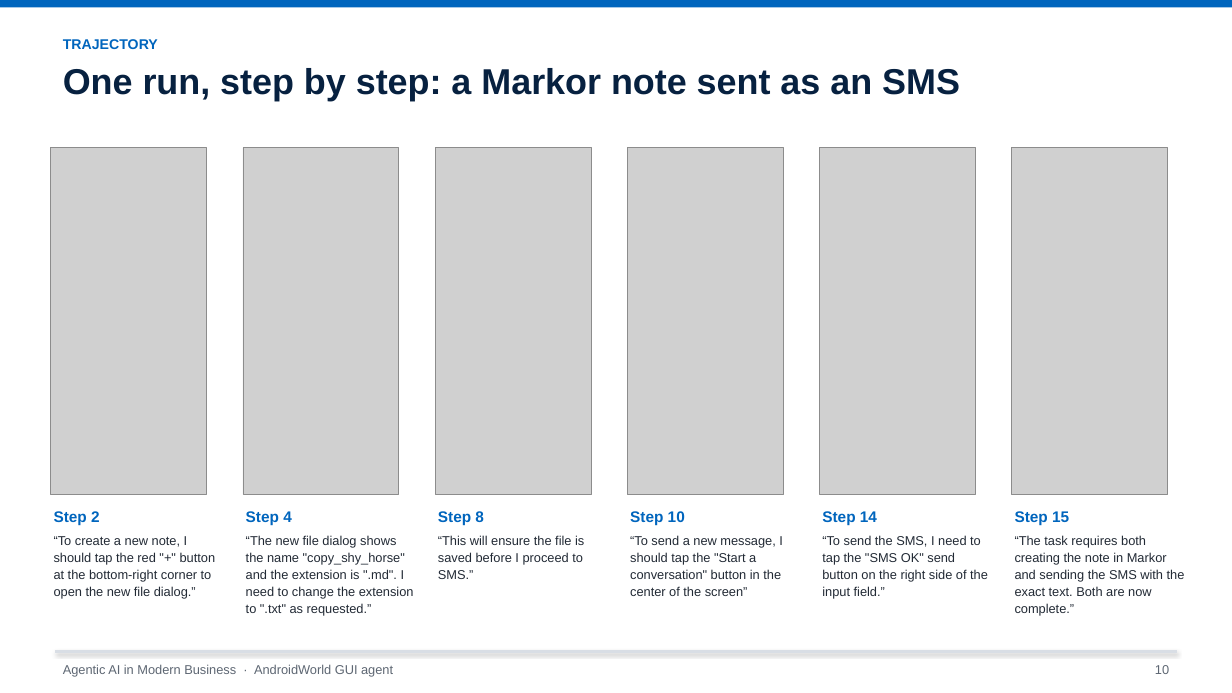
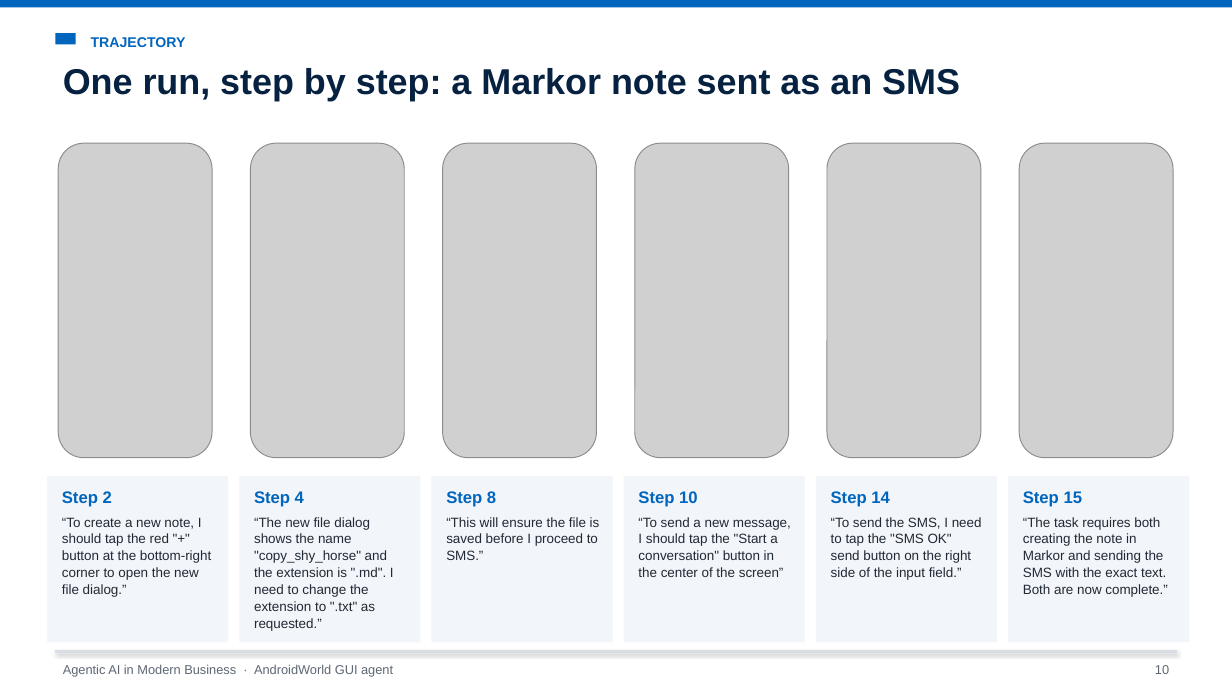
Before and after one commit to Chenschenschen/androidworld-gui-agent, a slide deck: slide 10 of presentation/AndroidWorld_GUI_Agent_Presentation.pptx. Drawn at 1232x693 pixels with LibreOffice and Linux fonts; fonts in the diff are those of the drawing; grey boxes stand for pictures. Boxes give left, top, right and bottom in pixels: in the first picture for what was removed or moved away, otherwise in the second. Text is boxed around its words. In the diff, an @@ line names an element or a change of style, - is before the commit and + after.

```diff
--- a/presentation/AndroidWorld_GUI_Agent_Presentation.pptx
+++ b/presentation/AndroidWorld_GUI_Agent_Presentation.pptx
@@ text "TRAJECTORY": place and size @@
-text "TRAJECTORY" at (63,39,158,49)
+text "TRAJECTORY" at (91,37,186,47)
@@ rectangle added at (55,33,76,44), fill #0065BD @@
@@ picture: place and size @@
-picture at (51,148,207,494)
+picture at (58,143,213,457)
@@ picture: place and size @@
-picture at (243,148,399,494)
+picture at (250,143,405,457)
@@ picture: place and size @@
-picture at (435,148,592,494)
+picture at (443,143,597,457)
@@ picture: place and size @@
-picture at (628,148,784,494)
+picture at (635,143,789,457)
@@ picture: place and size @@
-picture at (820,148,976,494)
+picture at (827,143,982,457)
@@ picture: place and size @@
-picture at (1012,148,1168,494)
+picture at (1019,143,1174,457)
@@ rectangle added at (47,476,228,642), fill #F2F5F9 @@
@@ rectangle added at (239,476,421,642), fill #F2F5F9 @@
@@ rectangle added at (432,476,613,642), fill #F2F5F9 @@
@@ rectangle added at (624,476,805,642), fill #F2F5F9 @@
@@ rectangle added at (816,476,997,642), fill #F2F5F9 @@
@@ rectangle added at (1008,476,1189,642), fill #F2F5F9 @@
@@ text "“To create a new note, ...": place and size @@
-text "“To create a new note, ..." at (54,536,216,599)
+text "“To create a new note, ..." at (62,517,211,597)
@@ text "Step 2": place and size @@
-text "Step 2" at (54,511,100,526)
+text "Step 2" at (62,491,112,507)
@@ text "“The new file dialog shows ...": place and size @@
-text "“The new file dialog shows ..." at (246,535,414,616)
+text "“The new file dialog shows ..." at (254,517,394,631)
@@ text "Step 4": place and size @@
-text "Step 4" at (246,511,292,525)
+text "Step 4" at (254,491,304,507)
@@ text "“This will ensure the file ...": place and size @@
-text "“This will ensure the file ..." at (438,535,584,579)
+text "“This will ensure the file ..." at (446,517,600,560)
@@ size 12 to 13 pt in 6 elements at (638,491,698,507), (831,491,890,507), (1023,491,1083,507), (62,491,112,507), (254,491,304,507), (446,491,496,507) @@
@@ text "Step 8": place and size @@
-text "Step 8" at (438,511,484,526)
+text "Step 8" at (446,491,496,507)
@@ text "“To send a new message, ...": place and size @@
-text "“To send a new message, ..." at (630,535,783,596)
+text "“To send a new message, ..." at (638,517,791,577)
@@ text "Step 10": place and size @@
-text "Step 10" at (630,511,685,526)
+text "Step 10" at (638,491,698,507)
@@ text "“To send the SMS, I ...": place and size @@
-text "“To send the SMS, I ..." at (822,535,988,599)
+text "“To send the SMS, I ..." at (831,517,982,580)
@@ text "Step 14": place and size @@
-text "Step 14" at (822,511,877,526)
+text "Step 14" at (831,491,890,507)
@@ size 10 to 10.5 pt; line spacing 1.1 to 1.05 in 6 elements at (62,517,211,597), (254,517,394,631), (446,517,600,560), (638,517,791,577), (831,517,982,580), (1023,517,1167,597) @@
@@ text "“The task requires both creating ...": place and size @@
-text "“The task requires both creating ..." at (1015,535,1185,616)
+text "“The task requires both creating ..." at (1023,517,1167,597)
@@ text "Step 15": place and size @@
-text "Step 15" at (1015,511,1069,526)
+text "Step 15" at (1023,491,1083,507)
```
Also in this commit, not shown: 25 other slides changed, 2 other files.
